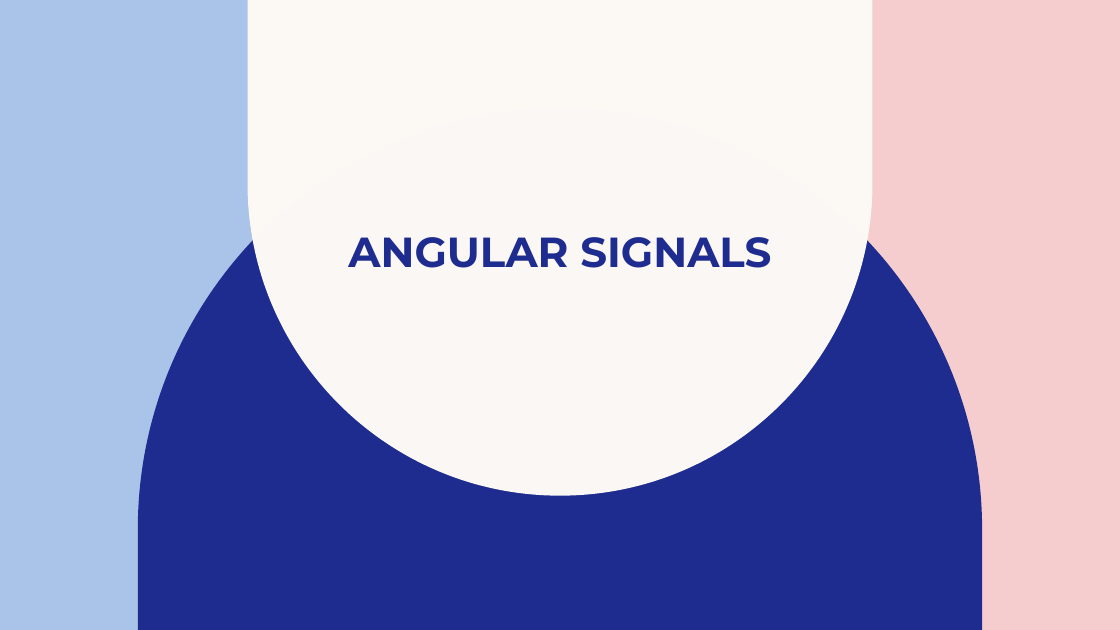
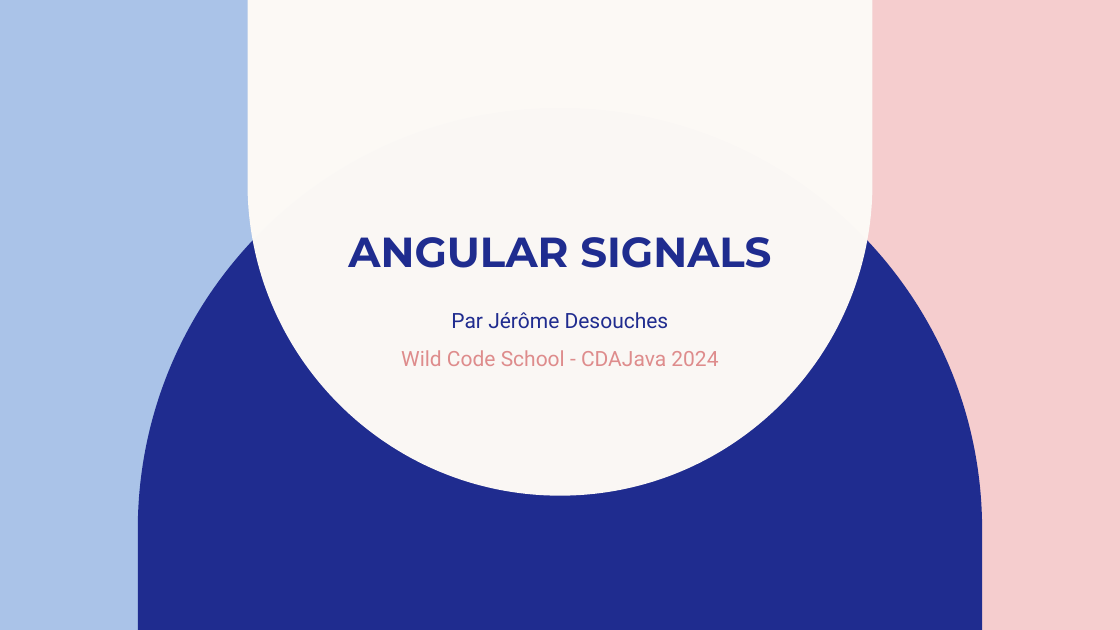
Before and after one commit to JeromeD1/angular-signaux, a slide deck: slide 1 of Angular signals - présentation.pptx. Drawn at 1120x630 pixels with LibreOffice and Linux fonts; fonts in the diff are those of the drawing. Boxes give left, top, right and bottom in pixels: in the first picture for what was removed or moved away, otherwise in the second. Text is boxed around its words. In the diff, an @@ line names an element or a change of style, - is before the commit and + after.

```diff
--- a/Angular signals - présentation.pptx
+++ b/Angular signals - présentation.pptx
@@ text added at bbox=[401, 312, 718, 366], 18 pt, text #DE8C8C @@
+Par Jérôme Desouches
+Wild Code School - CDAJava 2024
```
Also in this commit, not shown: 1 other slide changed, 2 other files.
